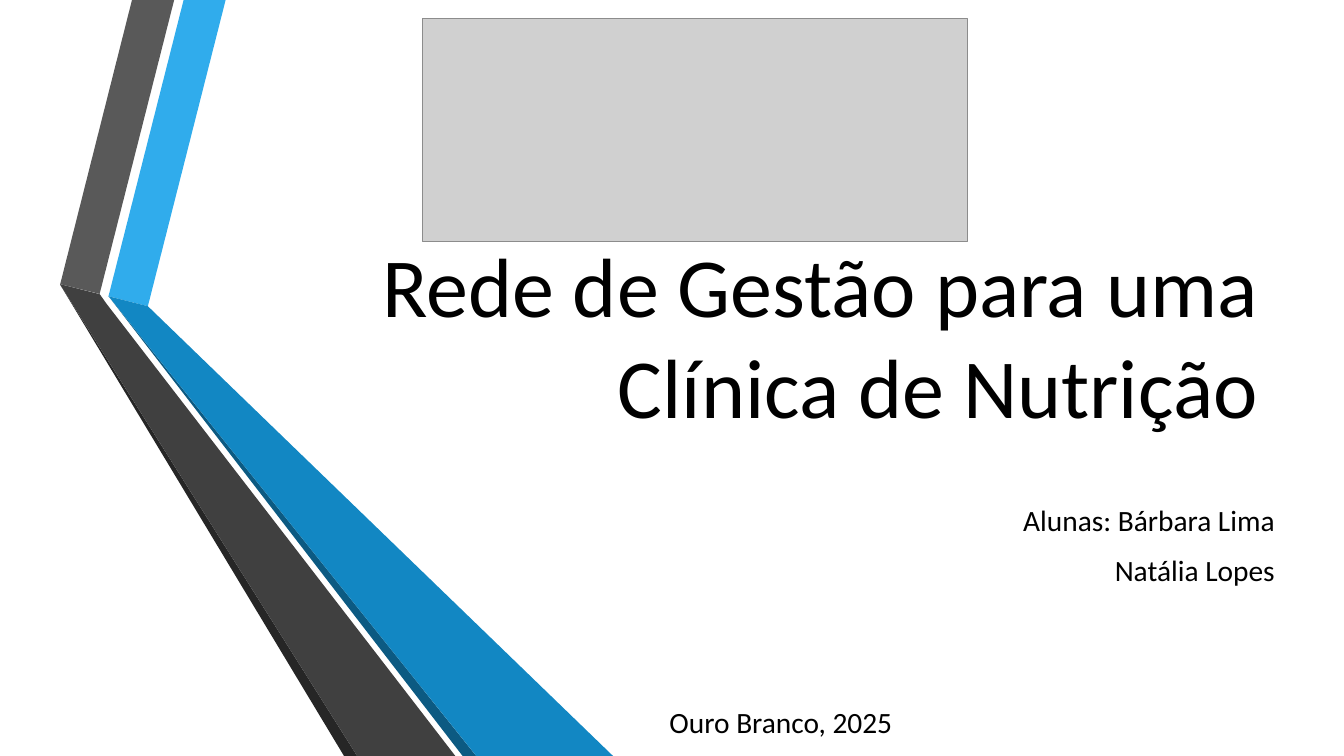
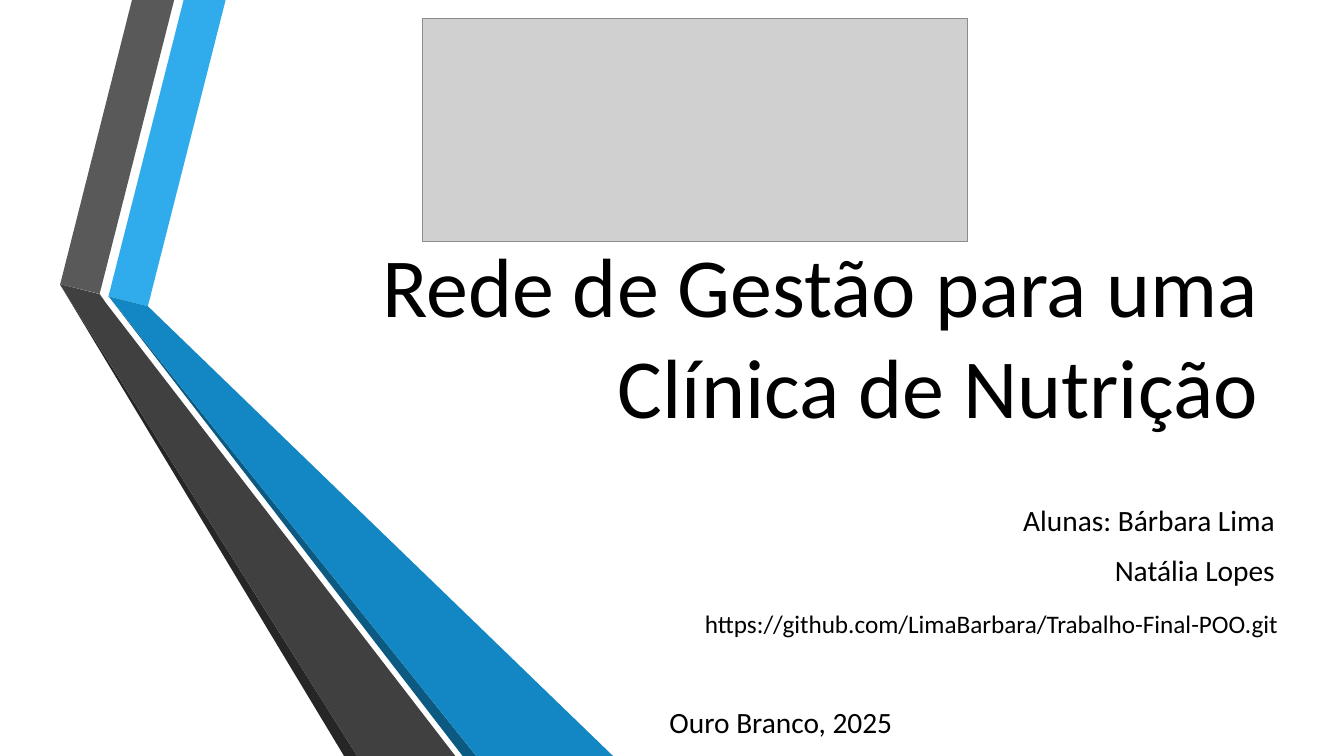
Before and after one commit to LimaBarbara/Trabalho-Final-POO, a slide deck: slide 1 of TrabalhoFinal_slides.pptx. Drawn at 1344x756 pixels with LibreOffice and Linux fonts; fonts in the diff are those of the drawing; grey boxes stand for pictures; background and template pictures are left out. Boxes give left, top, right and bottom in pixels: in the first picture for what was removed or moved away, otherwise in the second. Text is boxed around its words. In the diff, an @@ line names an element or a change of style, - is before the commit and + after.

```diff
--- a/TrabalhoFinal_slides.pptx
+++ b/TrabalhoFinal_slides.pptx
@@ text added at <box>705,615,1278,638</box>, 18 pt, text #000000 @@
+https://github.com/LimaBarbara/Trabalho-Final-POO.git
```
